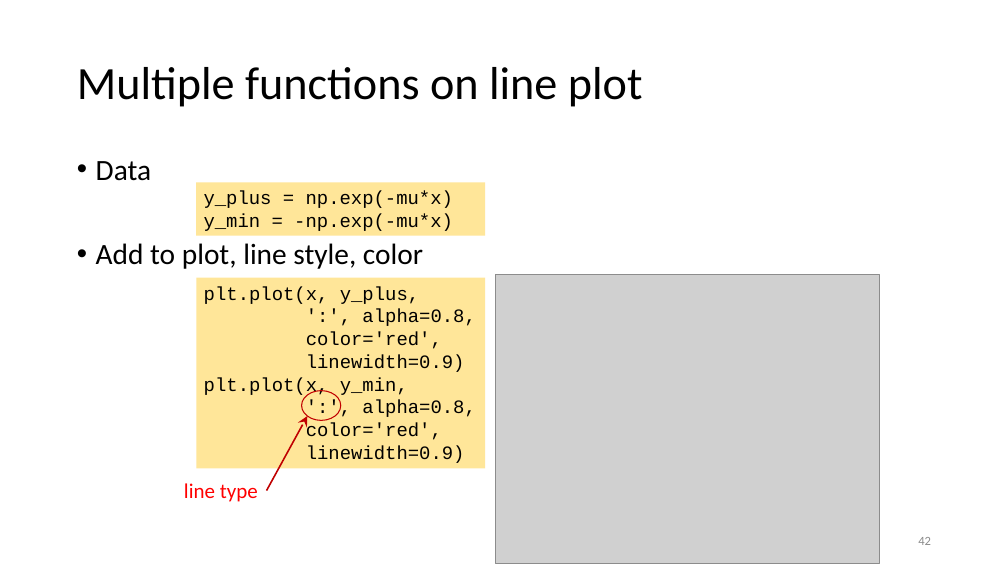
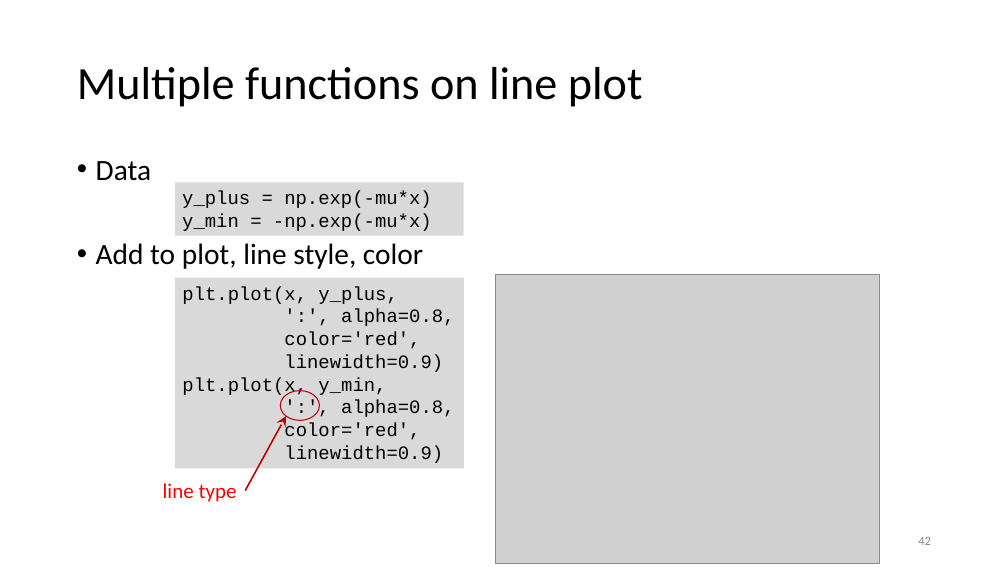
Before and after one commit to gjbex/Scientific-Python, a slide deck: slide 42 of scientific_python.pptx. Drawn at 1008x567 pixels with LibreOffice and Linux fonts; fonts in the diff are those of the drawing; grey boxes stand for pictures. Boxes give left, top, right and bottom in pixels: in the first picture for what was removed or moved away, otherwise in the second. Text is boxed around its words. In the diff, an @@ line names an element or a change of style, - is before the commit and + after.

Commit message:
Fix format of matplotlib section

```diff
--- a/scientific_python.pptx
+++ b/scientific_python.pptx
@@ rectangle "y_plus = np.exp(-mu*x)" at [175, 182, 464, 236]: fill #FFE699 to #D9D9D9 @@
@@ rectangle "plt.plot(x, y_plus," at [175, 278, 464, 468]: fill #FFE699 to #D9D9D9 @@
@@ 2 rectangles, 1 text, 1 ellipse, 1 arrow: place and size @@
-2 rectangles, 1 text, 1 ellipse, 1 arrow at [184, 182, 485, 502]
+2 rectangles, 1 text, 1 ellipse, 1 arrow at [163, 182, 464, 502]
```
Also in this commit, not shown: 9 other slides changed.
